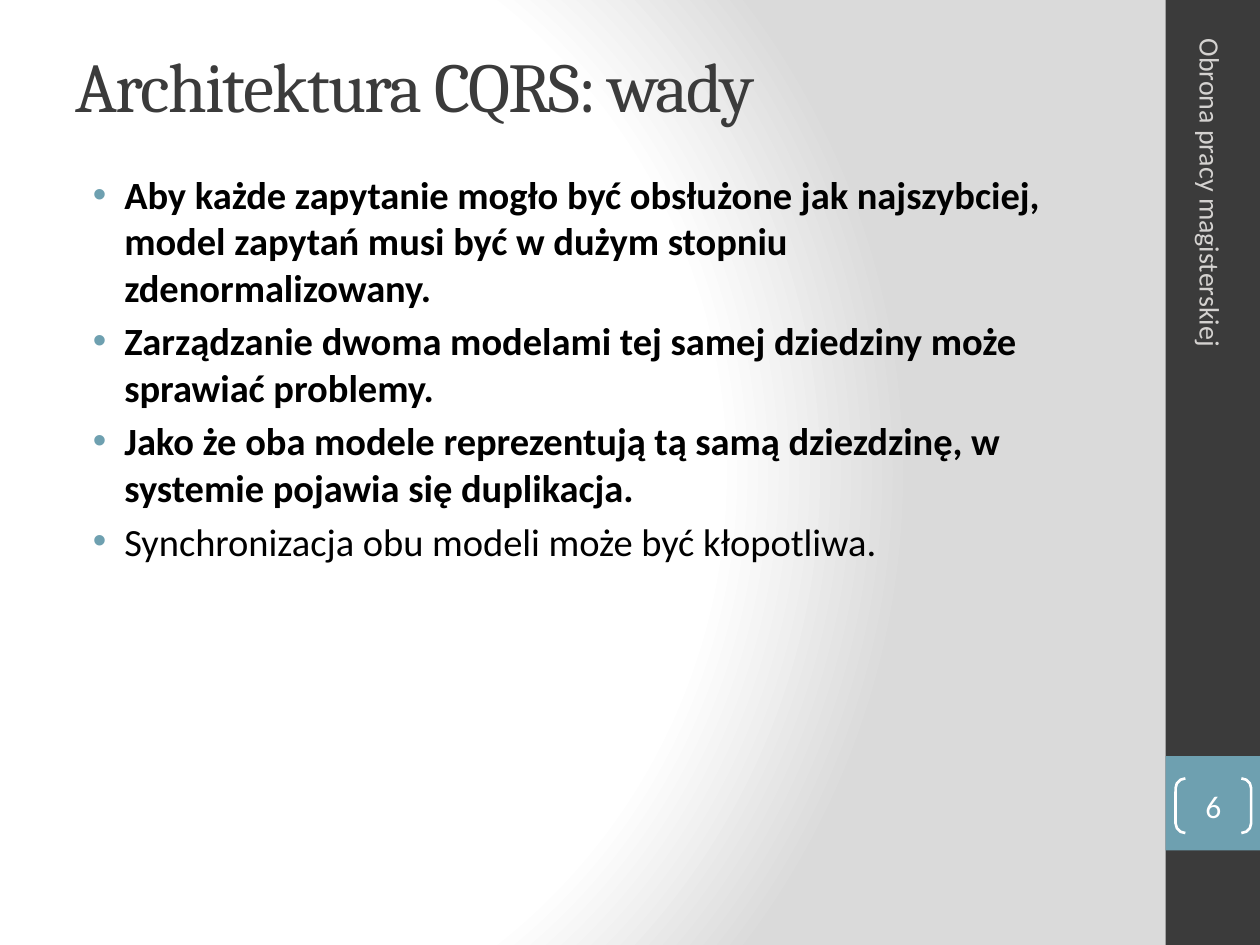
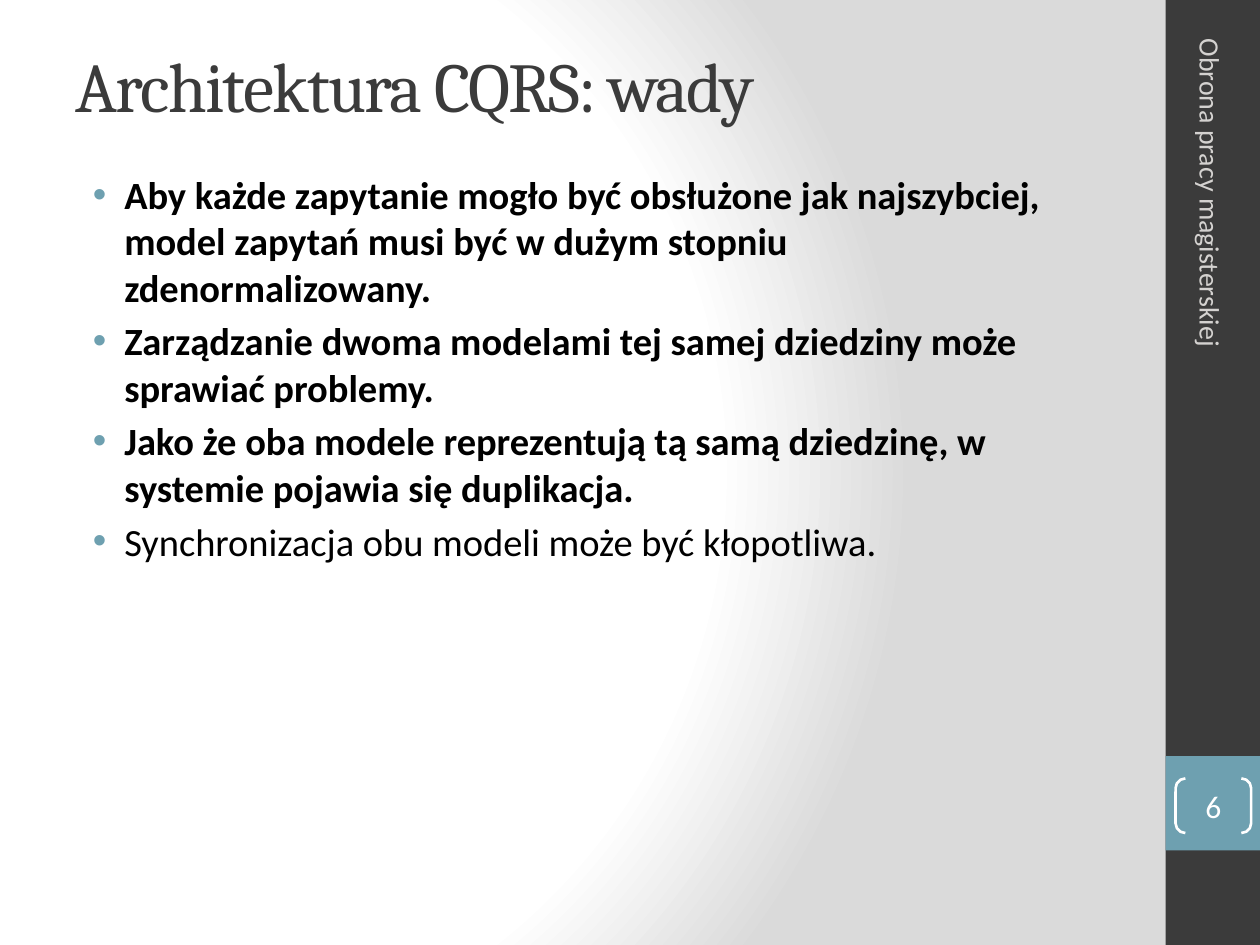
Before and after one commit to manisero/MasterThesis, a slide deck: slide 6 of thesis/presentation/presentation.pptx. Drawn at 1260x945 pixels with LibreOffice and Linux fonts; fonts in the diff are those of the drawing. Boxes give left, top, right and bottom in pixels: in the first picture for what was removed or moved away, otherwise in the second. Text is boxed around its words. In the diff, an @@ line names an element or a change of style, - is before the commit and + after.

```diff
--- a/thesis/presentation/presentation.pptx
+++ b/thesis/presentation/presentation.pptx
@@ text at (124, 428, 986, 509): text changed @@
-• Jako że oba modele reprezentują tą samą dziezdzinę, w systemie pojawia się duplikacja.
+• Jako że oba modele reprezentują tą samą dziedzinę, w systemie pojawia się duplikacja.
```
Also in this commit, not shown: 2 other slides changed, 1 other file.
